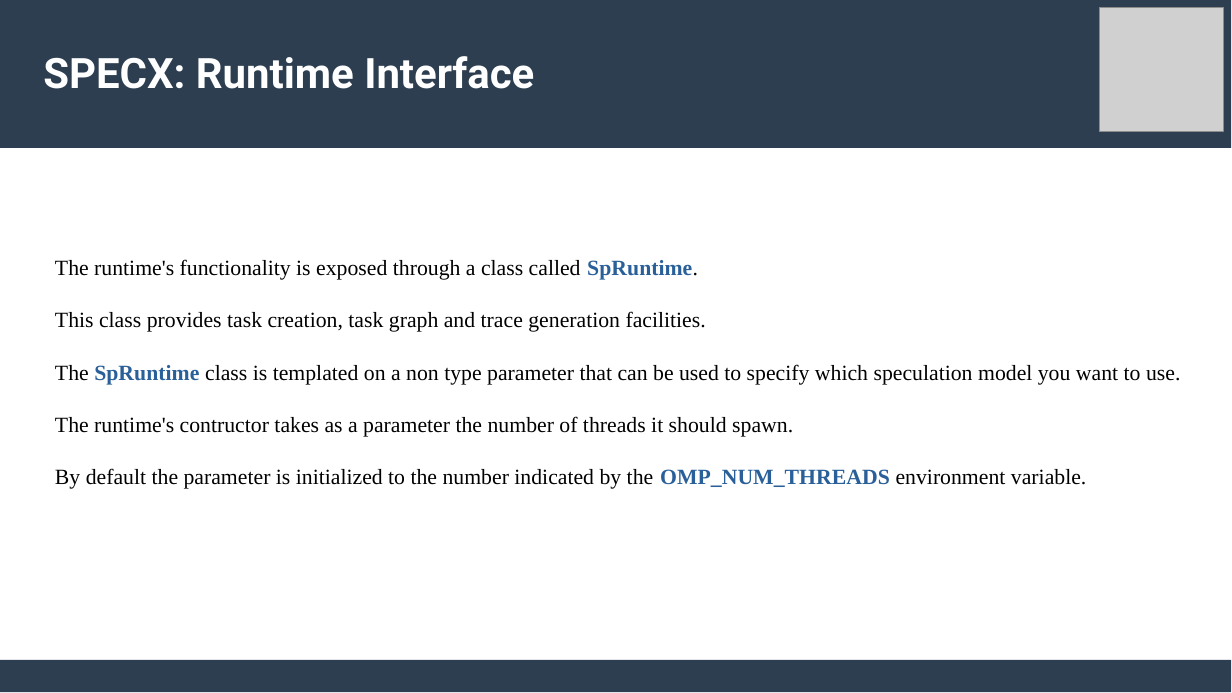
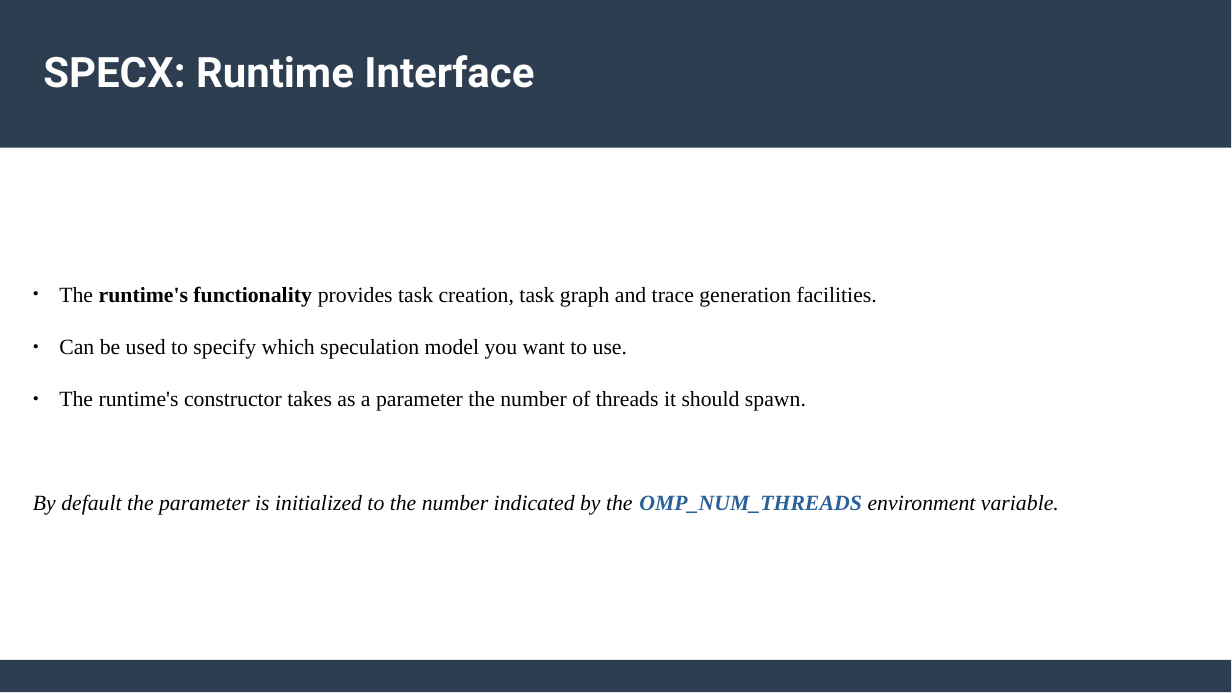
Before and after one commit to lemoinep/ParallelProgramming, a slide deck: slide 6 of MySlides/Session6_ParallelProgramming_Specx.pptx. Drawn at 1232x693 pixels with LibreOffice and Linux fonts; fonts in the diff are those of the drawing; grey boxes stand for pictures. Boxes give left, top, right and bottom in pixels: in the first picture for what was removed or moved away, otherwise in the second. Text is boxed around its words. In the diff, an @@ line names an element or a change of style, - is before the commit and + after.

```diff
--- a/MySlides/Session6_ParallelProgramming_Specx.pptx
+++ b/MySlides/Session6_ParallelProgramming_Specx.pptx
@@ picture removed at [1100, 8, 1224, 132] @@
@@ text "The runtime's functionality provides task ...": place and size @@
-text "The runtime's functionality provides task ..." at [55, 259, 1180, 489]
+text "The runtime's functionality provides task ..." at [33, 286, 1059, 515]
@@ text at [59, 286, 877, 411]: text changed @@
-The runtime's functionality is exposed through a class called SpRuntime.
-This class provides task creation, task graph and trace generation facilities.
-The SpRuntime class is templated on a non type parameter that can be used to specify which speculation model you want to use.
-The runtime's contructor takes as a parameter the number of threads it should spawn.
+● The runtime's functionality provides task creation, task graph and trace generation facilities.
+● Can be used to specify which speculation model you want to use.
+● The runtime's constructor takes as a parameter the number of threads it should spawn.
@@ text at [33, 494, 1059, 515]: italic on in "By default the parameter is initialized to ..." @@
```
Also in this commit, not shown: 11 other slides changed, 1 other file.
